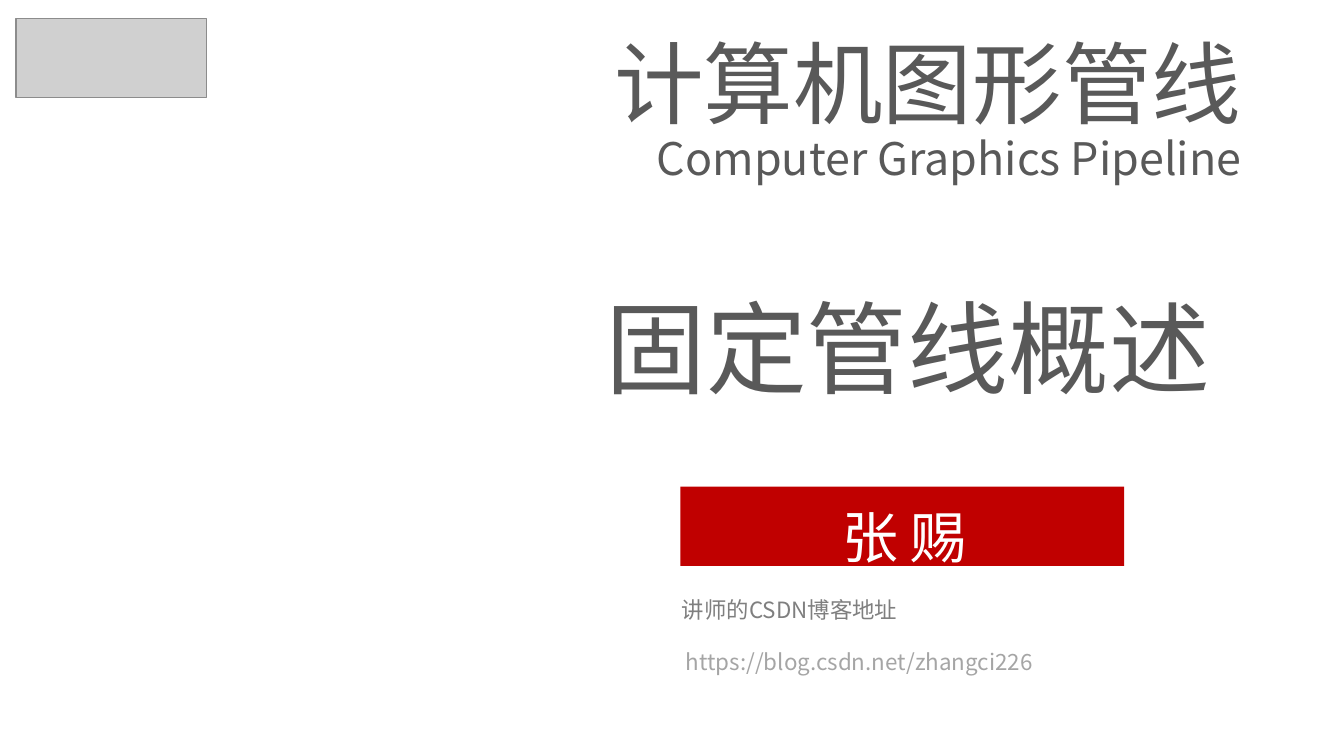
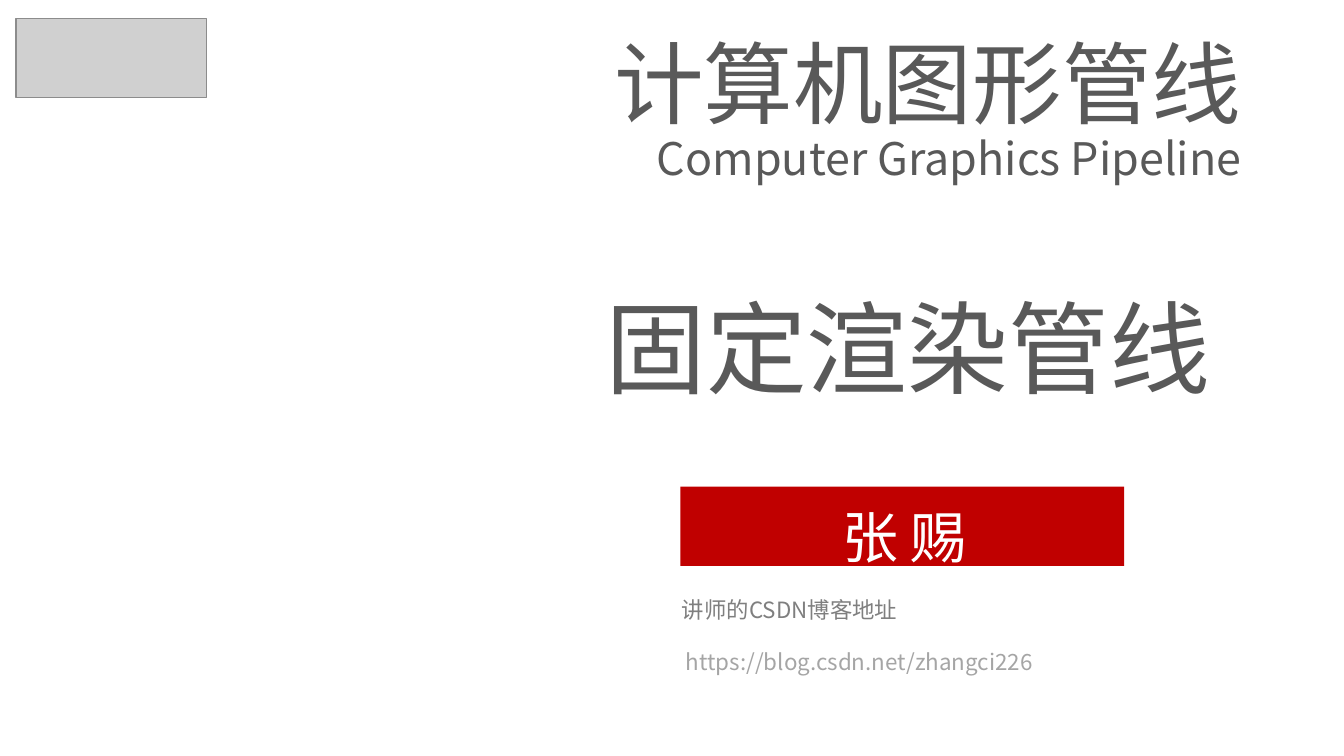
Before and after one commit to EDUCourseSeries/GraphicsPipeline, a slide deck: slide 1 of PPT/Graphics Pipeline02-固定管线概述.pptx. Drawn at 1344x756 pixels with LibreOffice and Linux fonts; fonts in the diff are those of the drawing; grey boxes stand for pictures; background and template pictures are left out. Boxes give left, top, right and bottom in pixels: in the first picture for what was removed or moved away, otherwise in the second. Text is boxed around its words. In the diff, an @@ line names an element or a change of style, - is before the commit and + after.

```diff
--- a/PPT/Graphics Pipeline02-固定管线概述.pptx
+++ b/PPT/Graphics Pipeline02-固定管线概述.pptx
@@ text at box(605, 301, 1210, 395): text changed @@
-固定管线概述
+固定渲染管线
```
Also in this commit, not shown: 15 other files.
